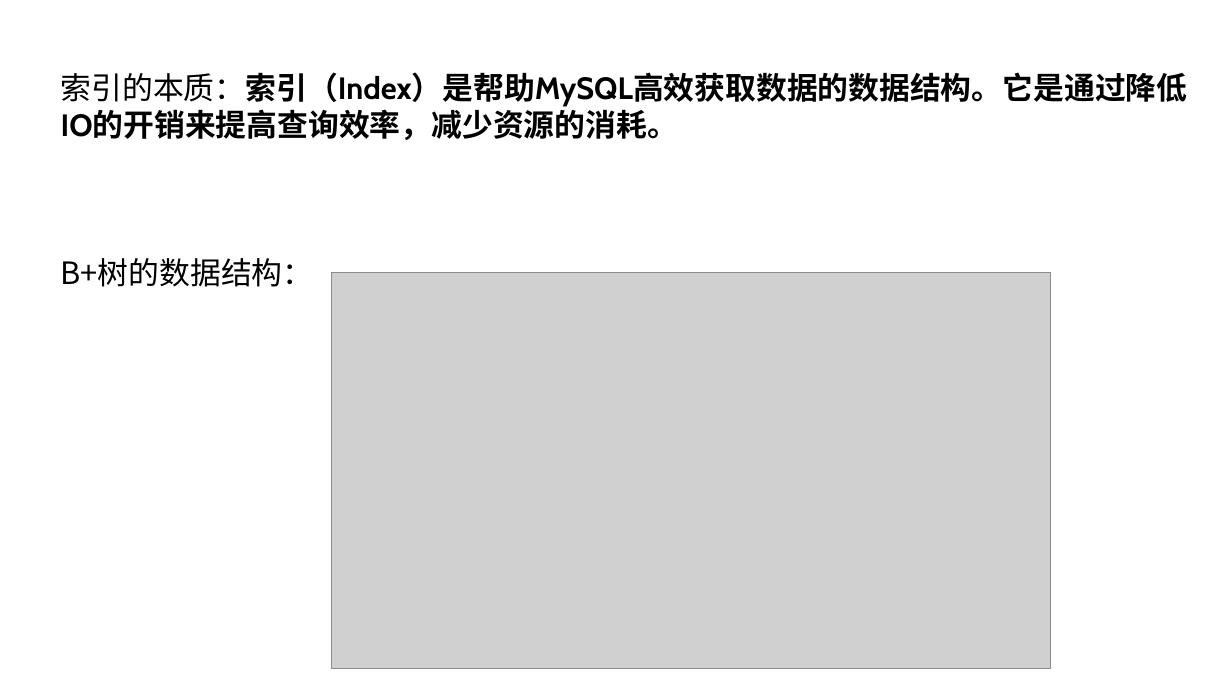
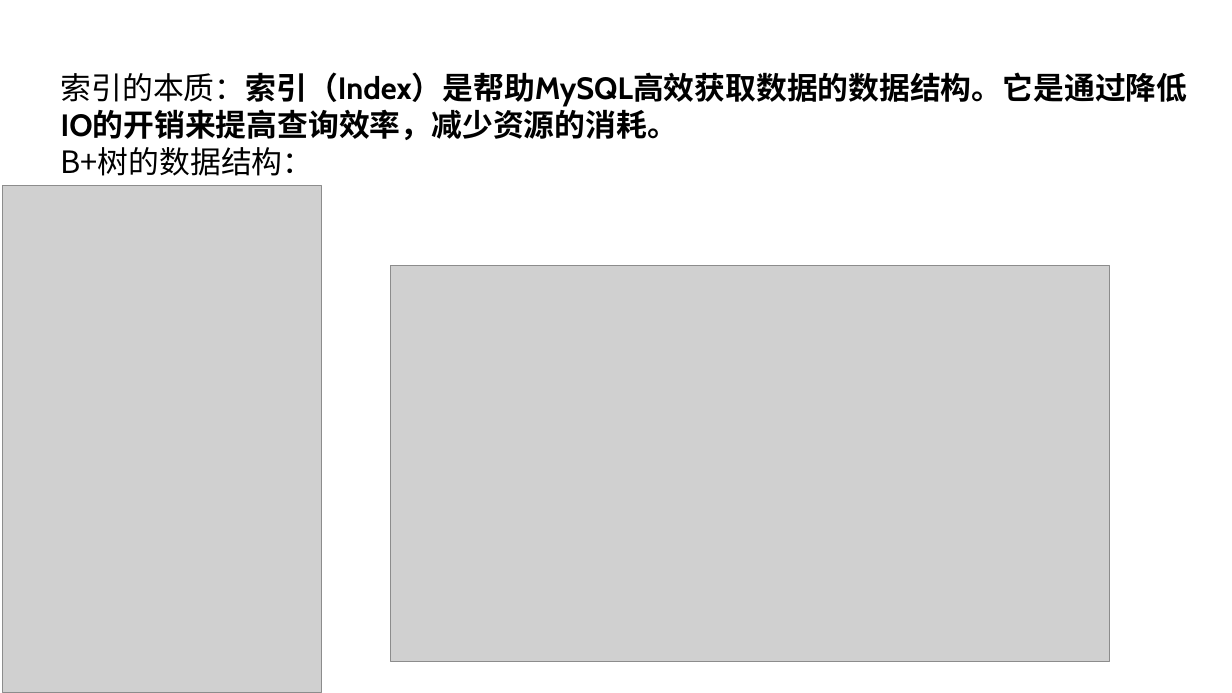
Before and after one commit to ronghuaihai/sharefiles, a slide deck: slide 20 of 数据库演示.pptx. Drawn at 1232x693 pixels with LibreOffice and Linux fonts; fonts in the diff are those of the drawing; grey boxes stand for pictures; background and template pictures are left out. Boxes give left, top, right and bottom in pixels: in the first picture for what was removed or moved away, otherwise in the second. Text is boxed around its words. In the diff, an @@ line names an element or a change of style, - is before the commit and + after.

```diff
--- a/数据库演示.pptx
+++ b/数据库演示.pptx
@@ text "索引的本质：索引（Index）是帮助MySQL高效获取数据的数据结构。它是通过降低IO的开销来提高查询效率，减少资源的消 ..." rewrapped from (61,72,1188,287) to (61,72,1188,176) @@
@@ picture added at (3,186,322,693) @@
@@ picture: place and size @@
-picture at (332,273,1051,668)
+picture at (391,265,1110,661)
```
Also in this commit, not shown: 3 other slides changed, 4 slides added.
